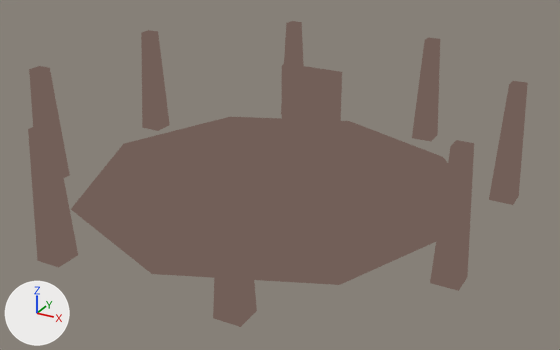
What one commit did to the glTF model chiikawa-3d-world/assets/baked/raidAltar.ol.glb.
The view is the same before and after, from a 50 mm lens placed at (13.2, -23.38, 12.18), pointed at (0.57, -0.41, 0.7). Arrows for +X, +Y and +Z are at lower left; the lights stay in place. The picture after the commit comes second. Vertices at exactly the same position are counted once.
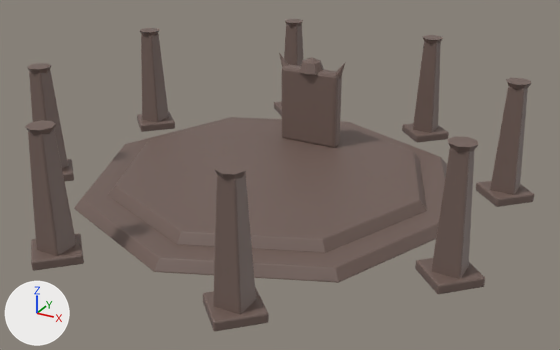
Where the change shows, as pixel boxes [x1, y1, x2, y2] in the pictures (560 x 350 px):
'Mesh_0', reshaped, moved, rescaled: before [28, 21, 528, 327]; after [25, 19, 534, 331]
part 1 of me_mesh_0, added: after [448, 136, 478, 153]
part 2 of me_mesh_0, added (brown): after [214, 161, 248, 180]
part 3 of me_mesh_0, added: after [25, 120, 56, 135]
part 4 of me_mesh_0, added: after [27, 63, 51, 74]
part 5 of me_mesh_0, added: after [140, 28, 160, 36]
part 6 of me_mesh_0, added: after [285, 19, 303, 27]
part 7 of me_mesh_0, added: after [423, 35, 443, 44]
part 8 of me_mesh_0, added: after [506, 78, 531, 90]
part 9 of me_mesh_0, rebuilt: [282, 64, 342, 148] in both
part 10 of me_mesh_0, rebuilt: before [71, 117, 448, 285]; after [74, 117, 447, 283]
part 11 of me_mesh_0, rebuilt: before [105, 118, 430, 255]; after [108, 119, 427, 253]
part 12 of me_mesh_0, built on: before [213, 140, 474, 327]; after [203, 148, 485, 331]
part 13 of me_mesh_0, built on: before [28, 66, 78, 267]; after [28, 70, 84, 271]
part 14 of me_mesh_0, built on: before [141, 21, 304, 131]; after [137, 24, 303, 132]
part 15 of me_mesh_0, built on: before [412, 38, 528, 205]; after [402, 41, 534, 207]
part 16 of me_mesh_0, added (brown): after [279, 53, 345, 79]

The change, as a list of edits to the scene's bpy script:
```text
Add mat_defaultmaterial:
    mat_defaultmaterial = bpy.data.materials.new('DefaultMaterial')
    mat_defaultmaterial.use_nodes = True; mat_defaultmaterial.node_tree.nodes.clear()
    _N = mat_defaultmaterial.node_tree.nodes; _L = mat_defaultmaterial.node_tree.links
    n0 = _N.new('ShaderNodeOutputMaterial'); n0.name = 'Material Output'
    n1 = _N.new('ShaderNodeBsdfPrincipled'); n1.name = 'Principled BSDF'
    n2 = _N.new('ShaderNodeVertexColor'); n2.name = 'Color Attribute'
    _L.new(n1.outputs[0], n0.inputs[0])  # 'BSDF' to 'Surface'
    _L.new(n2.outputs[0], n1.inputs[0])  # 'Color' to 'Base Color'
Change me_mesh_0:
    used by ob_mesh_0; location = (0.0, 0.0, 2.1); scale = (8.39, 8.39, 8.39)
    remove me_mesh_0.from_pydata(...)  # 148 vertices, 252 faces; spans x -1.0..1.0, y -1.0..1.0, z -0.26..0.26
    remove me_mesh_0.materials.append(mat_material_0)
    add me_mesh_0.from_pydata(...)  # 1212 vertices, 2304 faces; spans x -1.0..1.0, y -1.0..1.0, z -0.24..0.24
    me_mesh_0 part 1: a new loose piece, an 8-sided cut cone along z (radius 0.037 at the low end, 0.049 at the high end) spanning x 0.833..0.931, y -0.414..-0.317, z 0.222..0.245, in mat_defaultmaterial
    me_mesh_0 part 2: a new loose piece, an 8-sided cut cone along z (radius 0.037 at the low end, 0.049 at the high end) spanning x 0.317..0.414, y -0.931..-0.833, z 0.222..0.245, in mat_defaultmaterial
    me_mesh_0 part 3: a new loose piece, an 8-sided cut cone along z (radius 0.037 at the low end, 0.049 at the high end) spanning x -0.414..-0.317, y -0.931..-0.833, z 0.222..0.245, in mat_defaultmaterial
    me_mesh_0 part 4: a new loose piece, an 8-sided cut cone along z (radius 0.037 at the low end, 0.049 at the high end) spanning x -0.931..-0.833, y -0.414..-0.317, z 0.222..0.245, in mat_defaultmaterial
    me_mesh_0 part 5: a new loose piece, an 8-sided cut cone along z (radius 0.037 at the low end, 0.049 at the high end) spanning x -0.931..-0.833, y 0.317..0.414, z 0.222..0.245, in mat_defaultmaterial
    me_mesh_0 part 6: a new loose piece, an 8-sided cut cone along z (radius 0.037 at the low end, 0.049 at the high end) spanning x -0.414..-0.317, y 0.833..0.931, z 0.222..0.245, in mat_defaultmaterial
    me_mesh_0 part 7: a new loose piece, an 8-sided cut cone along z (radius 0.037 at the low end, 0.049 at the high end) spanning x 0.317..0.414, y 0.833..0.931, z 0.222..0.245, in mat_defaultmaterial
    me_mesh_0 part 8: a new loose piece, an 8-sided cut cone along z (radius 0.037 at the low end, 0.049 at the high end) spanning x 0.833..0.931, y 0.317..0.414, z 0.222..0.245, in mat_defaultmaterial
    me_mesh_0 part 9: the loose piece of 32 vertices spanning x -0.15..0.15, y 0.35..0.41, z -0.17..0.2 is rebuilt with 56 vertices and now spans x -0.14..0.14, y 0.32..0.39, z -0.17..0.17, in mat_defaultmaterial
    me_mesh_0 part 10: the loose piece of 18 vertices spanning x -0.88..0.88, y -0.88..0.88, z -0.25..-0.21 is rebuilt with 48 vertices and now spans x -0.81..0.81, y -0.81..0.81, z -0.24..-0.2, in mat_defaultmaterial
    me_mesh_0 part 11: the loose piece of 18 vertices spanning x -0.74..0.74, y -0.74..0.74, z -0.21..-0.17 is rebuilt with 48 vertices and now spans x -0.68..0.68, y -0.68..0.68, z -0.2..-0.16, in mat_defaultmaterial
    me_mesh_0 part 12: 20 vertices removed from x 0.34..1.0, y -1.0..-0.34, z -0.26..0.26; 224 vertices added at x 0.25..1.0, y -1.0..-0.25, z -0.24..0.23
    me_mesh_0 part 13: 20 vertices removed from x -1.0..-0.34, y -1.0..-0.34, z -0.26..0.26; 224 vertices added at x -1.0..-0.25, y -1.0..-0.25, z -0.24..0.23
    me_mesh_0 part 14: 20 vertices removed from x -1.0..-0.34, y 0.34..1.0, z -0.26..0.26; 224 vertices added at x -1.0..-0.25, y 0.25..1.0, z -0.24..0.23
    me_mesh_0 part 15: 20 vertices removed from x 0.34..1.0, y 0.34..1.0, z -0.26..0.26; 224 vertices added at x 0.25..1.0, y 0.25..1.0, z -0.24..0.23
    me_mesh_0 part 16: 36 vertices added at x -0.16..0.16, y 0.3..0.41, z 0.14..0.23
    add me_mesh_0.materials.append(mat_defaultmaterial)
Change ob_mesh_0:
    ob_mesh_0.location: (0.0, 0.0, 2.1) -> (0.0, 0.0, 2.17)
    ob_mesh_0.scale: (8.39, 8.39, 8.39) -> (9.01, 9.01, 9.01)
```
